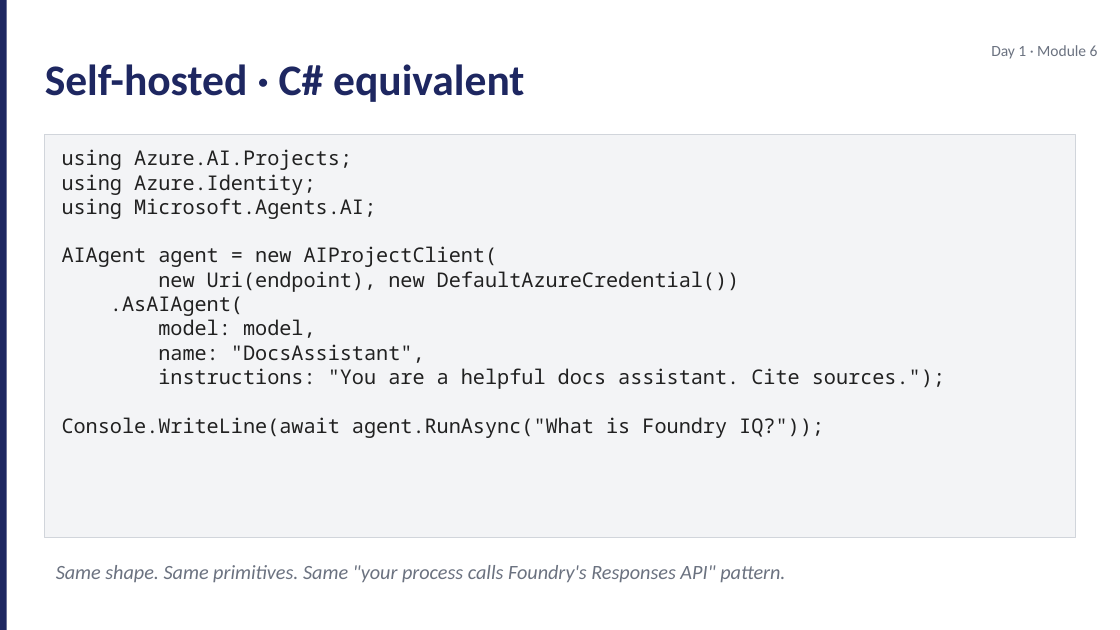
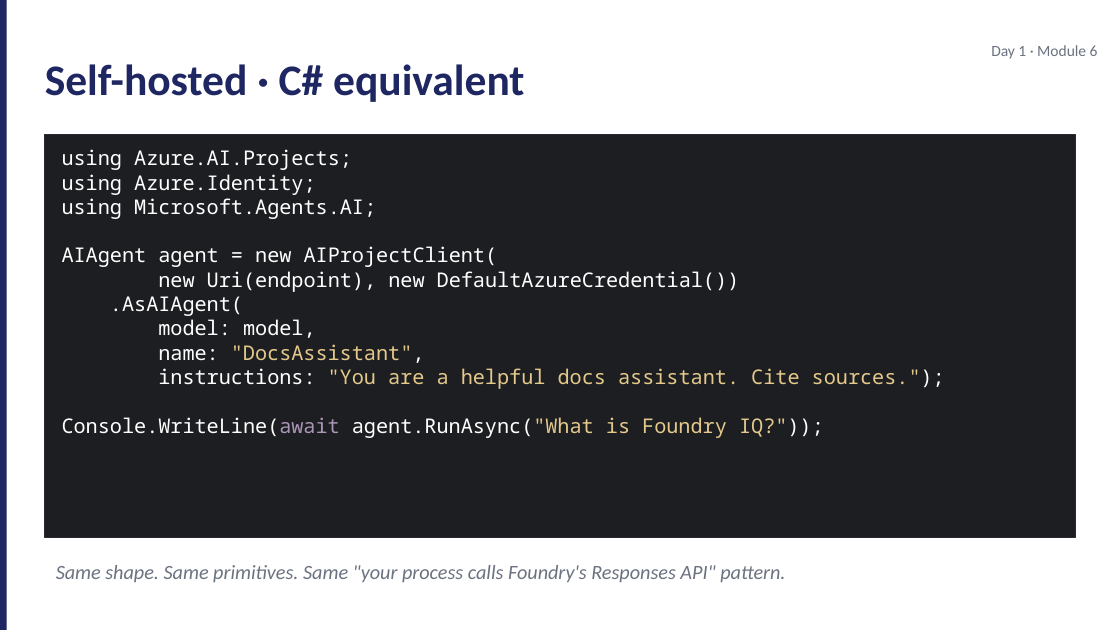
Before and after one commit to JimPiquant/Building-AI-Apps-and-Agents, a slide deck: slide 9 of decks/day1/module-6-hosting-options.pptx. Drawn at 1120x630 pixels with LibreOffice and Linux fonts; fonts in the diff are those of the drawing. Boxes give left, top, right and bottom in pixels: in the first picture for what was removed or moved away, otherwise in the second. Text is boxed around its words. In the diff, an @@ line names an element or a change of style, - is before the commit and + after.

```diff
--- a/decks/day1/module-6-hosting-options.pptx
+++ b/decks/day1/module-6-hosting-options.pptx
@@ rectangle at <box>45,134,1075,538</box>: fill #F3F4F6 to #1D1E22; outline #D1D5DB 0.5 pt to #2A2B2E 0.75 pt @@
@@ text "using Azure.AI.Projects;" at <box>62,149,945,438</box>: text colour #212121 to #FFFFFF in "using Azure.AI.Projects;", "using Azure.Identity;", "using Microsoft.Agents.AI;", "AIAgent agent = new AIProjectClient(" and 6 more places; text colour #212121 to #E4C98A in ""DocsAssistant",", ""You are a helpful docs assistant. Cite ...", "agent.RunAsync("What is Foundry IQ?"));"; text colour #212121 to #A996B6 in "Console.WriteLine(await" @@
```
Also in this commit, not shown: 3 other slides changed, 16 other files.
